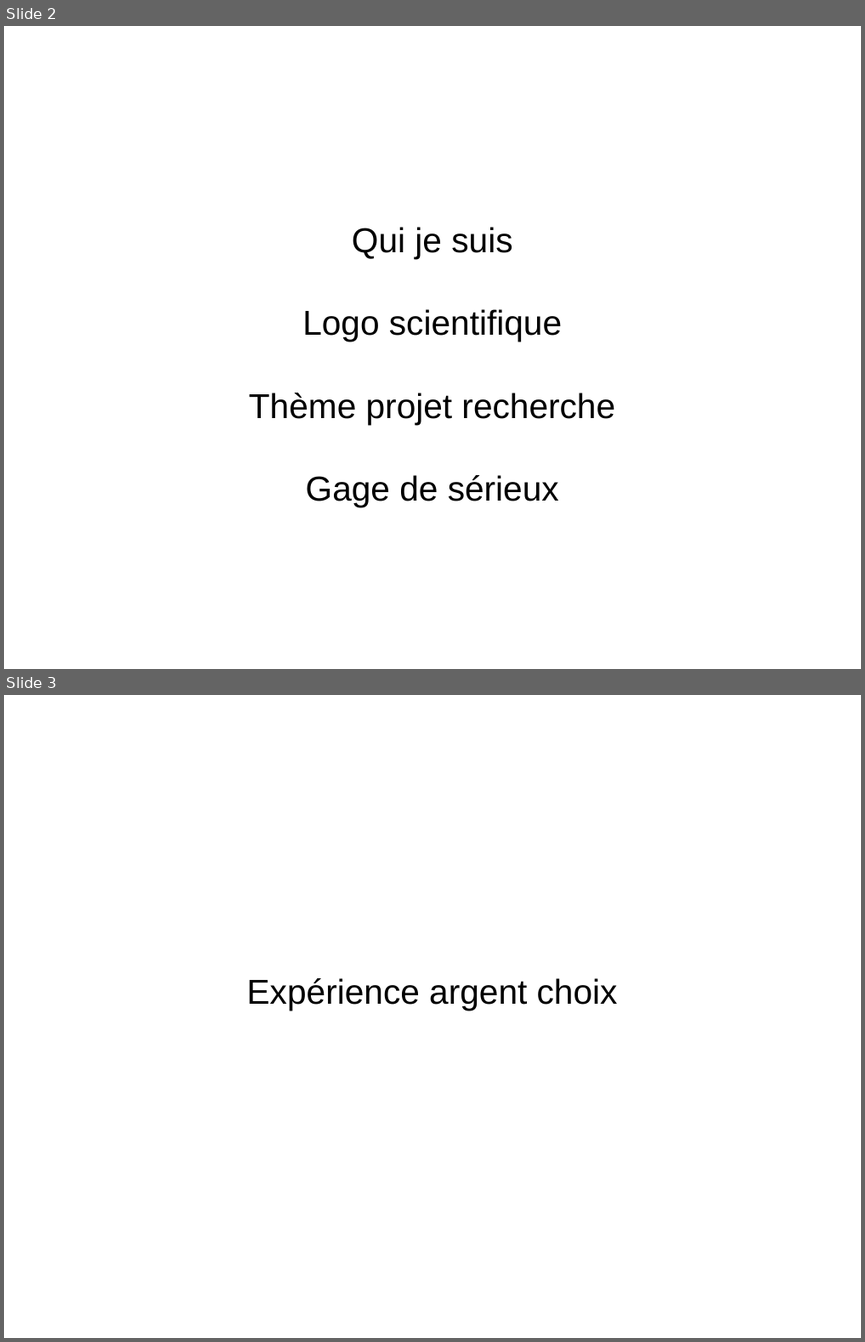
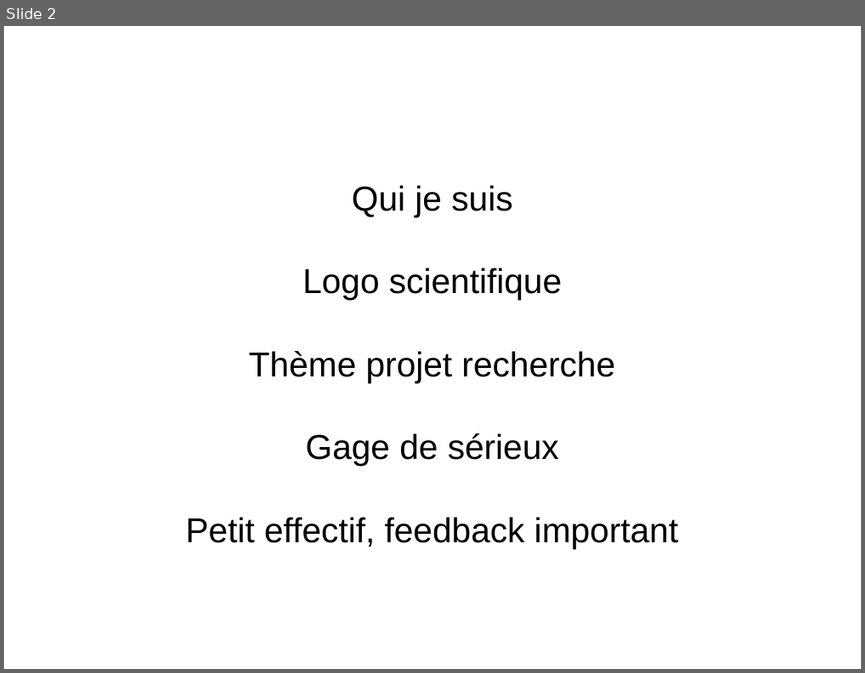
Before and after one commit to DamienMAYAUX/pilot_LEEP_RS, a slide deck: presentation_202105XX.odp. Shown one above the other, each under a label of ours: slides 2 and 3 before the commit, slide 2 after it. The pictures are 865x1342 and 865x673 pixels, drawn with LibreOffice and Linux fonts; fonts in the diff are those of the drawing. Boxes give left, top, right and bottom in pixels: in the first picture for what was removed or moved away, otherwise in the second. Text is boxed around its words. In the diff, an @@ line names an element or a change of style, - is before the commit and + after.

```diff
--- a/presentation_202105XX.odp
+++ b/presentation_202105XX.odp
@@ slide 3 removed at (4, 695, 861, 1338), background #FFFFFF @@
@@ subtitle removed at (247, 978, 618, 1010) @@
-Expérience argent choix
@@ slide 2 changed as well @@
@@ subtitle at (186, 516, 678, 549): paragraph added @@
+Petit effectif, feedback important
```
Also in this commit, not shown: 6 slides added, 4 other slides removed, 28 other files.
